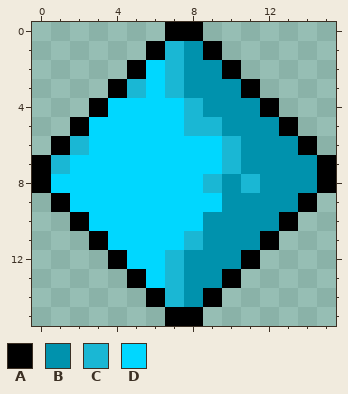
Two states of a pixel-art sprite, Code/15 Minutes From Jupiter/Assets/LevelAssets/Player Art/Health/HealthCrystalFull.png. This is how it looked before the edit.
The file is 16x16 pixels. Colours within 5 levels of each other are drawn and written as one.
Palette (. is transparent): A #000000  B #0092ad  C #1ab7d4  D #00d7ff
Pixels before, first column x 0:
 0 .......AA.......
 1 ......ACBA......
 2 .....ADCBBA.....
 3 ....ACDCBBBA....
 4 ...ADDDDCBBBA...
 5 ..ADDDDDCCBBBA..
 6 .ACDDDDDDDCBBBA.
 7 ACDDDDDDDDCBBBBA
 8 ADDDDDDDDCBCBBBA
 9 .ADDDDDDDDBBBBA.
10 ..ADDDDDDBBBBA..
11 ...ADDDDCBBBA...
12 ....ADDCBBBA....
13 .....ADCBBA.....
14 ......ACBA......
15 .......AA.......
After:
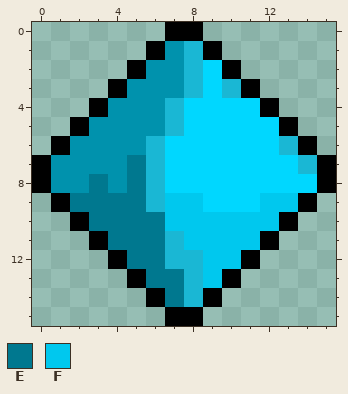
Colours new in this view: E #00788f  F #00c8ee
Change:
Changed rows in their new state; - is an unchanged pixel.
first column x 1:
 1 ------BC------
 2 -----BBCD-----
 3 ----BBBCDC----
 4 ---BBBCDDDD---
 5 --BBBBCDDDDD--
 6 -BBBBC---DDDC-
 7 BBBBEC---DDDDC
 8 BBEBEC--DDDDDD
 9 -EEEECFF-DDFF-
10 --EEEEFFFFFF--
11 ---EEECFFFF---
12 ----EE-CFF----
13 -----EECF-----
14 ------EC------
